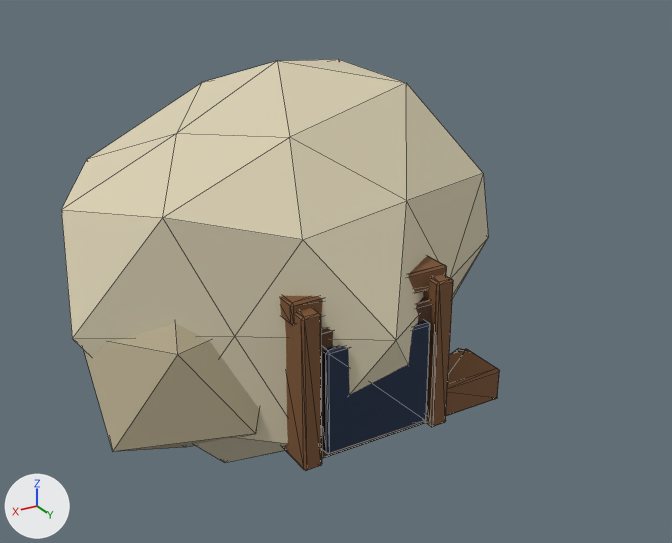
A saved change to the glTF model 美术/模型/金矿.glb.
The view is the same before and after, from a camera (50 mm lens) standing at (3.91, 7.55, 4.67) and looking at (-0.17, 0.75, 1.26). The lights are fixed; the arrows at lower left show +X, +Y and +Z. The older version comes first. Mesh edges are drawn as thin lines. Vertices at exactly the same position are counted once.

Names of what the first picture shows: 'goldmine_M_glass', 'goldmine_M_iron', 'goldmine_M_stone', 'goldmine_M_stone_dark', 'goldmine_M_wood', 'goldmine_M_wood_dark'.
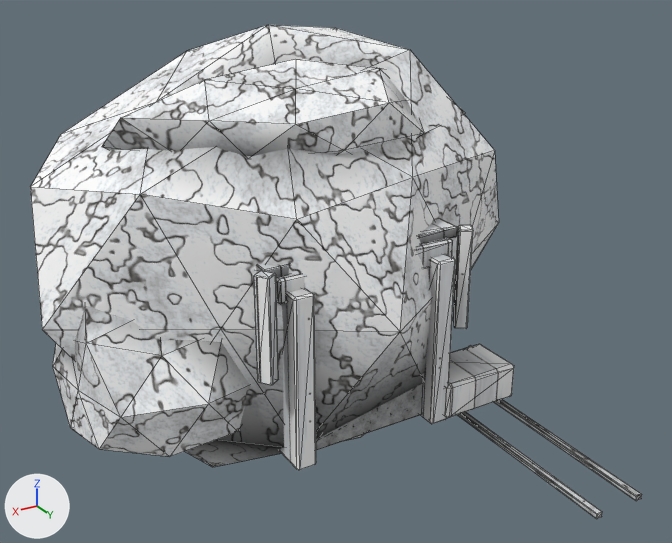
What changed in the scene script:
```text
Change mat_m_wood_dark:
    remove # nodes: BsdfPrincipled, OutputMaterial
    remove # colours: brown #553720
    nodes: BsdfPrincipled, Mix, NormalMap, OutputMaterial, TexImage x2, VertexColor
    uses the picture img_plank_albedo
    uses the picture img_plank_normal
Change mat_m_glass:
    remove # nodes: BsdfPrincipled, OutputMaterial
    remove # colours: dark blue #20304a
    nodes: BsdfPrincipled, Mix, NormalMap, OutputMaterial, TexImage x2, VertexColor
    uses the picture img_metal_albedo
    uses the picture img_metal_normal
Change mat_m_wood:
    remove # nodes: BsdfPrincipled, OutputMaterial
    remove # colours: brown #7a5230
    nodes: BsdfPrincipled, Mix, NormalMap, OutputMaterial, TexImage x2, VertexColor
    uses the picture img_plank_albedo
    uses the picture img_plank_normal
Add mat_m_rock_dark:
    mat_m_rock_dark = bpy.data.materials.new('M_rock_dark')
    # uses the picture img_rock_albedo
    # uses the picture img_rock_normal
Add mat_m_rock:
    mat_m_rock = bpy.data.materials.new('M_rock')
    # uses the picture img_rock_albedo
    # uses the picture img_rock_normal
Change me_goldmine_m_stone:
    remove me_goldmine_m_stone.from_pydata(...)  # 42 vertices, 80 faces; spans x -2.17..2.26, y -1.95..1.99, z -0.63..3.1
    remove me_goldmine_m_stone.materials.append(mat_m_stone)  # beige #d9cfb2
    add me_goldmine_m_stone.from_pydata(...)  # 42 vertices, 80 faces; spans x -2.38..2.47, y -2.3..2.04, z -0.72..3.4
    me_goldmine_m_stone part 1: 42 of 42 vertices moved; they spanned x -2.17..2.26, y -1.95..1.99, z -0.63..3.1 and now span x -2.38..2.47, y -2.3..2.04, z -0.72..3.4; mean shift (0.0, -0.15, 0.1)
    me_goldmine_m_stone part 2: texture (UV) coordinates changed
    me_goldmine_m_stone part 3: vertex colours changed
    add me_goldmine_m_stone.materials.append(mat_m_rock)
Change me_goldmine_m_stone_dark:
    remove me_goldmine_m_stone_dark.from_pydata(...)  # 24 vertices, 40 faces; spans x -2.09..2.18, y -1.39..1.43, z -0.25..1.78
    remove me_goldmine_m_stone_dark.materials.append(mat_m_stone_dark)  # beige #b4a98c
    add me_goldmine_m_stone_dark.from_pydata(...)  # 84 vertices, 160 faces; spans x -2.45..2.36, y -1.48..1.45, z -0.25..1.82
    me_goldmine_m_stone_dark part 4: the loose piece of 12 vertices spanning x 0.51..2.18, y -0.38..1.43, z -0.25..1.7 is rebuilt with 42 vertices and now spans x 0.44..2.36, y -0.64..1.45, z -0.25..1.64, in mat_m_rock_dark
    other edits to the shape of me_goldmine_m_stone_dark do not show in these pictures
    add me_goldmine_m_stone_dark.materials.append(mat_m_rock_dark)
Change me_goldmine_m_wood_dark:
    remove me_goldmine_m_wood_dark.from_pydata(...)  # 24 vertices, 44 faces; spans x -0.675..0.675, y 1.2..1.7, z -0.005..1.245
    add me_goldmine_m_wood_dark.from_pydata(...)  # 96 vertices, 176 faces; spans x -1.063..1.063, y 0.57..1.686, z 0.12..1.815
    me_goldmine_m_wood_dark part 6: 24 vertices removed from x -0.675..0.675, y 1.2..1.7, z -0.005..1.245; 96 vertices added at x -1.063..1.063, y 0.57..1.686, z 0.12..1.815
Change me_goldmine_m_glass:
    remove me_goldmine_m_glass.from_pydata(...)  # 24 vertices, 44 faces; spans x -0.525..0.525, y 1.47..1.77, z 0.08..1.08
    add me_goldmine_m_glass.from_pydata(...)  # 24 vertices, 44 faces; spans x -0.625..0.625, y 0.525..1.575, z 0.01..1.31
    me_goldmine_m_glass part 5: the whole mesh is rebuilt
Change me_goldmine_m_wood:
    remove me_goldmine_m_wood.from_pydata(...)  # 96 vertices, 176 faces; spans x -1.42..0.77, y 1.19..1.77, z 0.0..1.52
    add me_goldmine_m_wood.from_pydata(...)  # 96 vertices, 176 faces; spans x -1.55..0.86, y 1.11..1.77, z -0.01..1.73
    me_goldmine_m_wood part 7: the loose piece of 24 vertices spanning x -0.75..-0.57, y 1.23..1.77, z 0.0..1.45 is scaled about its middle by (1.06, 1.13, 1.12), then moved by (-0.04, -0.08, 0.08)
    me_goldmine_m_wood part 8: the loose piece of 24 vertices spanning x 0.57..0.75, y 1.23..1.77, z 0.0..1.45 is scaled about its middle by (1.06, 1.13, 1.12), then moved by (0.04, -0.08, 0.08)
    me_goldmine_m_wood part 9: the loose piece of 24 vertices spanning x -0.77..0.77, y 1.32..1.64, z 1.32..1.52 is scaled about its middle by (1.11, 1.14, 1.11), then moved by (0.0, -0.06, 0.2)
    me_goldmine_m_wood part 10: the loose piece of 24 vertices spanning x -1.42..-0.67, y 1.19..1.71, z 0.0..0.34 is scaled about its middle by (1.07, 1.04, 1.07), then moved by (-0.1, 0.05, 0.03)
Change me_goldmine_m_iron:
    remove me_goldmine_m_iron.from_pydata(...)  # 32 vertices, 56 faces; spans x -1.51..-0.59, y 1.14..1.2, z 0.0..0.32
    add me_goldmine_m_iron.from_pydata(...)  # 96 vertices, 172 faces; spans x -1.64..0.72, y 1.18..3.5, z 0.0..1.64
    me_goldmine_m_iron part 11: a new loose piece of 24 vertices spanning x -1.4..-1.34, y 1.6..3.5, z 0.005..0.055, in mat_m_iron
    me_goldmine_m_iron part 12: a new loose piece of 24 vertices spanning x -0.96..-0.9, y 1.6..3.5, z 0.005..0.055, in mat_m_iron
    other edits to the shape of me_goldmine_m_iron do not show in these pictures
Add ob_goldmine_m_stone_light:
    ob_goldmine_m_stone_light = bpy.data.objects.new('goldmine_M_stone_light', me_goldmine_m_stone_light)  # 42 vertices, 80 faces; spans x -1.67..1.69, y -0.58..1.16, z 1.99..3.17
    ob_goldmine_m_stone_light.location = (0.0, 0.0, 0.0)
```

Location of each change, [x1, y1, x2, y2] in pixels of the pictures (672 x 543 px; the box of a moved part takes in the faces that stretch with it):
'goldmine_M_stone', recoloured, reshaped, surface changed (10% wider, 9% taller)
    before: [61, 59, 488, 463]
    after: [30, 25, 499, 467]
'goldmine_M_stone_dark', reshaped, recoloured
    before: [84, 323, 259, 452]
    after: [53, 306, 250, 457]
'goldmine_M_stone_light', added
    after: [102, 59, 465, 156]
'goldmine_M_wood', surface changed, reshaped (9% wider, 8% taller)
    before: [280, 255, 499, 471]
    after: [276, 237, 514, 470]
'goldmine_M_glass', surface changed, reshaped
    before: [323, 321, 430, 454]
    after: [316, 384, 423, 450]
'goldmine_M_wood_dark', surface changed, reshaped (mostly hidden before)
    before: [321, 296, 432, 458]
    after: [254, 218, 473, 385]
'goldmine_M_iron', reshaped (mostly hidden)
    before: [453, 348, 465, 353]
    after: [458, 345, 642, 519]
part 1 of me_goldmine_m_stone, moved or reshaped
    before: [61, 59, 488, 463]
    after: [30, 25, 499, 467]
part 7 of me_goldmine_m_wood, moved or reshaped
    before: [423, 274, 453, 427]
    after: [421, 254, 455, 424]
part 8 of me_goldmine_m_wood, moved or reshaped
    before: [283, 308, 322, 471]
    after: [279, 289, 316, 470]
part 9 of me_goldmine_m_wood, moved or reshaped
    before: [280, 255, 447, 325]
    after: [276, 237, 453, 304]
part 10 of me_goldmine_m_wood, moved or reshaped
    before: [446, 349, 499, 416]
    after: [444, 344, 514, 418]
part 11 of me_goldmine_m_iron, added
    after: [494, 399, 642, 501]
part 12 of me_goldmine_m_iron, added
    after: [458, 411, 602, 519]
